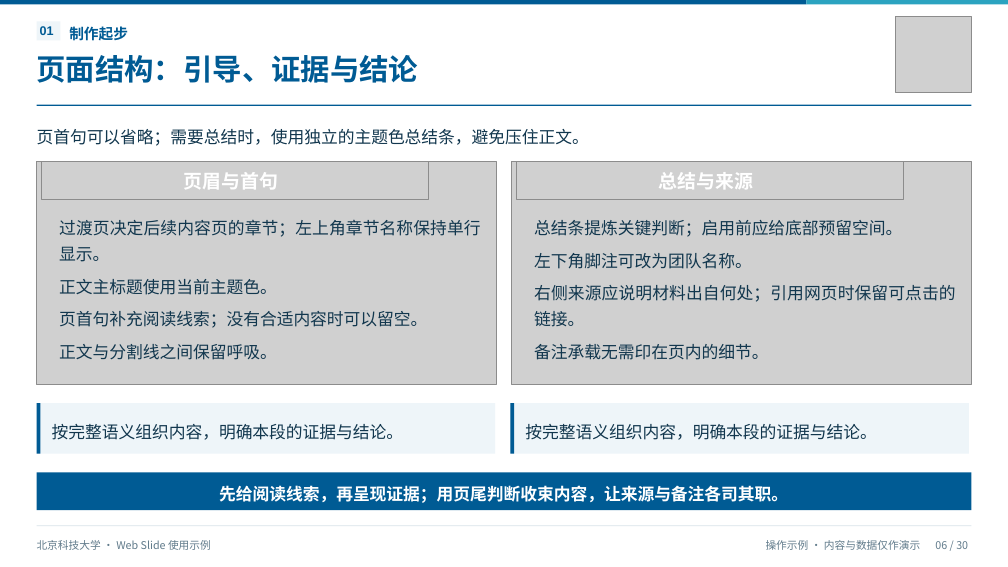
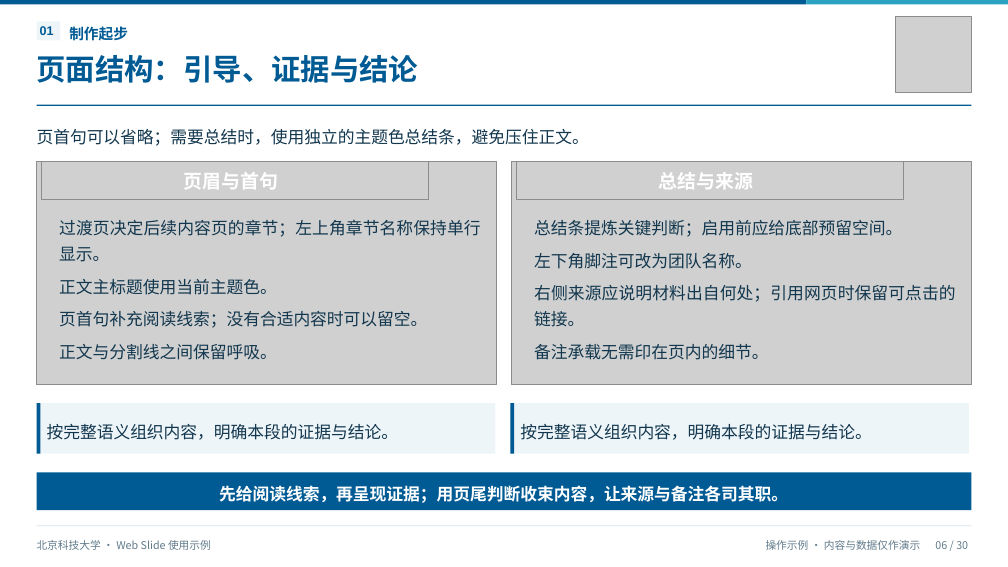
Before and after one commit to lbsun1999/html2ppt-web-slide, a slide deck: slide 6 of output/北京科技大学_WebSlide科研汇报示例.pptx. Drawn at 1008x567 pixels with LibreOffice and Linux fonts; fonts in the diff are those of the drawing; grey boxes stand for pictures; background and template pictures are left out. Boxes give left, top, right and bottom in pixels: in the first picture for what was removed or moved away, otherwise in the second. Text is boxed around its words. In the diff, an @@ line names an element or a change of style, - is before the commit and + after.

Commit message:
feat: modularize profile and plan editing and fix PPTX text export

```diff
--- a/output/北京科技大学_WebSlide科研汇报示例.pptx
+++ b/output/北京科技大学_WebSlide科研汇报示例.pptx
@@ text "按完整语义组织内容，明确本段的证据与结论。": place and size @@
-text "按完整语义组织内容，明确本段的证据与结论。" at [52, 424, 404, 440]
+text "按完整语义组织内容，明确本段的证据与结论。" at [47, 424, 399, 440]
@@ text "按完整语义组织内容，明确本段的证据与结论。": place and size @@
-text "按完整语义组织内容，明确本段的证据与结论。" at [525, 424, 877, 440]
+text "按完整语义组织内容，明确本段的证据与结论。" at [520, 424, 872, 440]
```
Also in this commit, not shown: 18 other slides changed, 54 other files.
